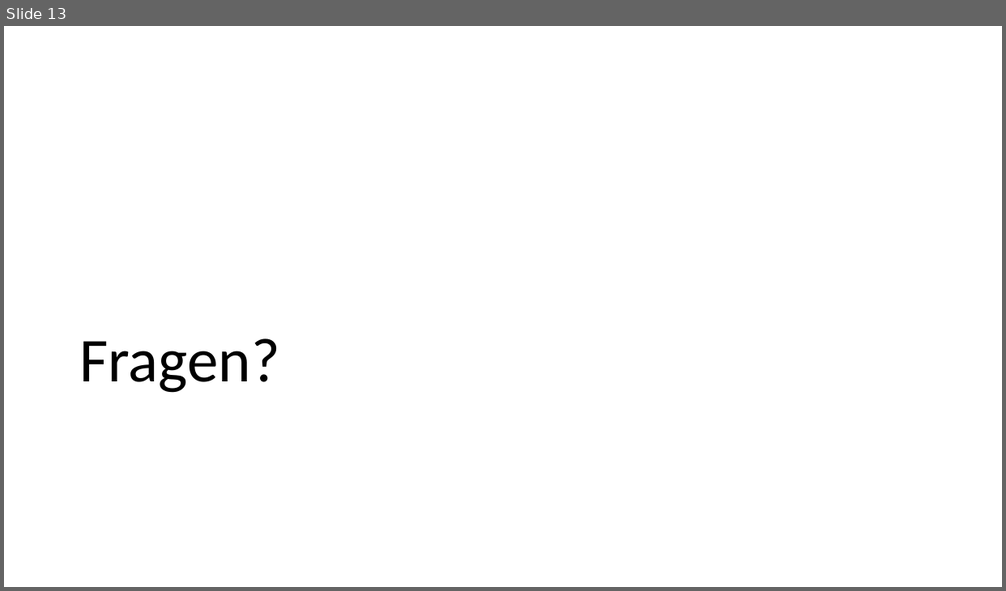
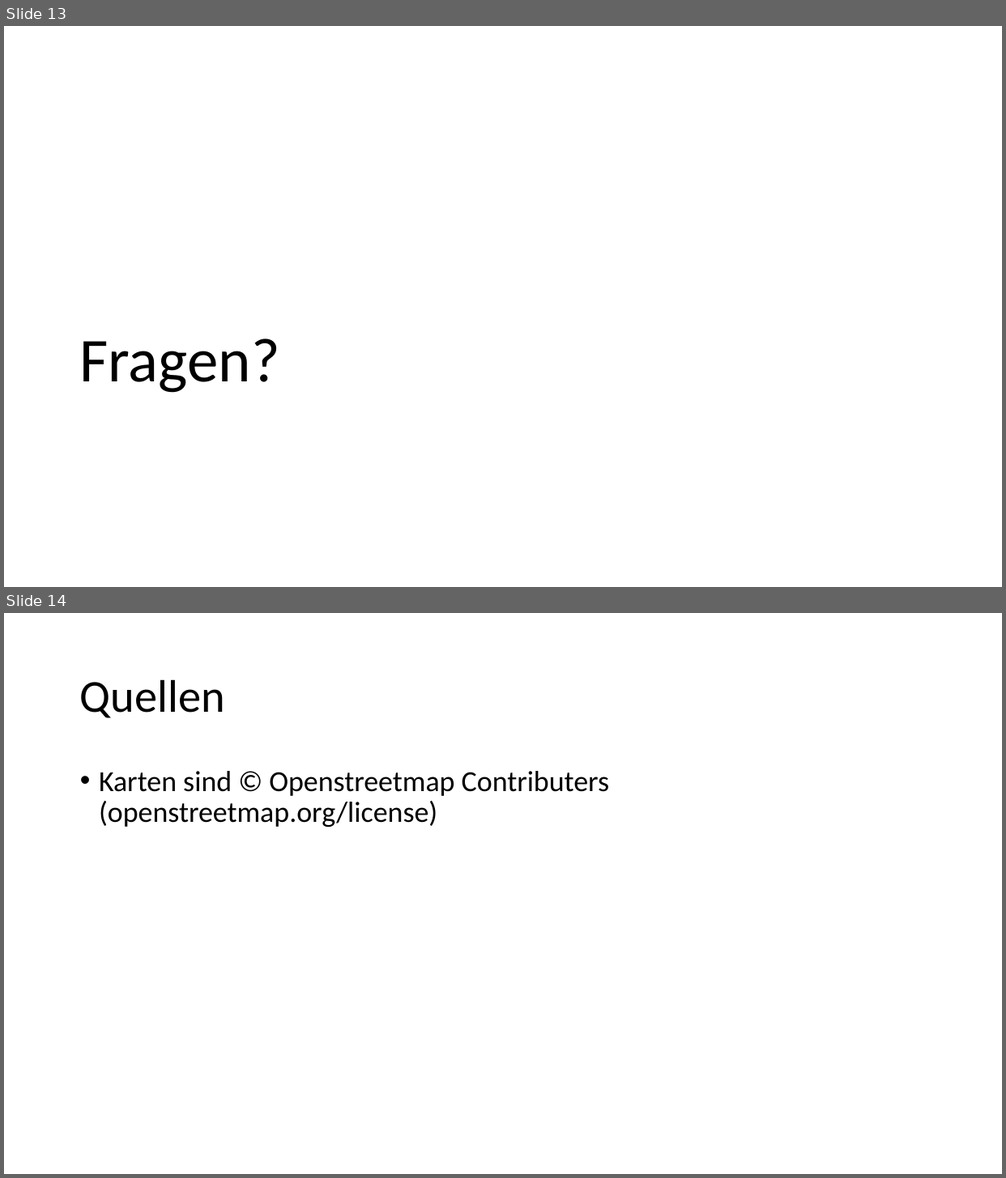
Before and after one commit to FreiFunkMuenster/media-ffms, a slide deck: Vorträge/2016-03-01 Präsentation Schöppingen.pptx. Shown one above the other, each under a label of ours: slide 13 before the commit, slides 13 and 14 after it. The pictures are 1006x591 and 1006x1178 pixels, drawn with LibreOffice and Linux fonts; fonts in the diff are those of the drawing. Boxes give left, top, right and bottom in pixels: in the first picture for what was removed or moved away, otherwise in the second. Text is boxed around its words. In the diff, an @@ line names an element or a change of style, - is before the commit and + after.

Commit message:
Fixed OSM License

```diff
--- a/Vorträge/2016-03-01 Präsentation Schöppingen.pptx
+++ b/Vorträge/2016-03-01 Präsentation Schöppingen.pptx
@@ slide 14 added at box(4, 613, 1002, 1174), background #FFFFFF @@
@@ title added at box(80, 679, 225, 718), 44 pt, text #000000 @@
+Quellen
@@ text added at box(99, 771, 609, 827), 28 pt, text #000000 @@
+• Karten sind © Openstreetmap Contributers (openstreetmap.org/license)
```
